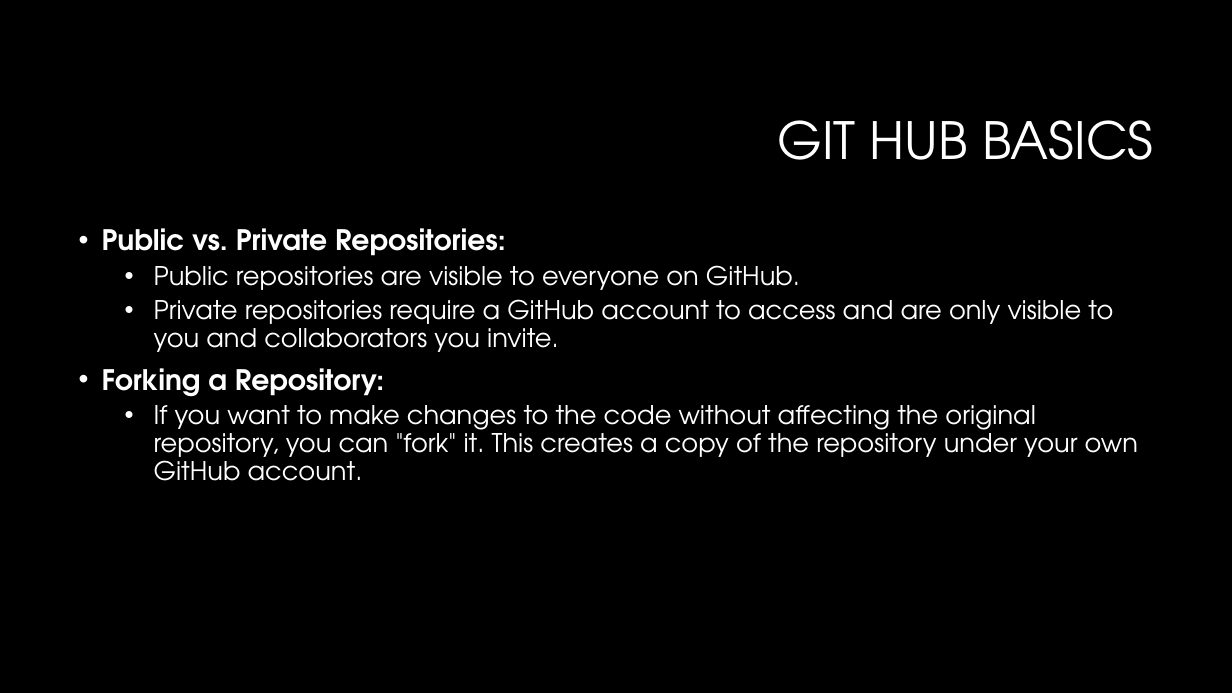
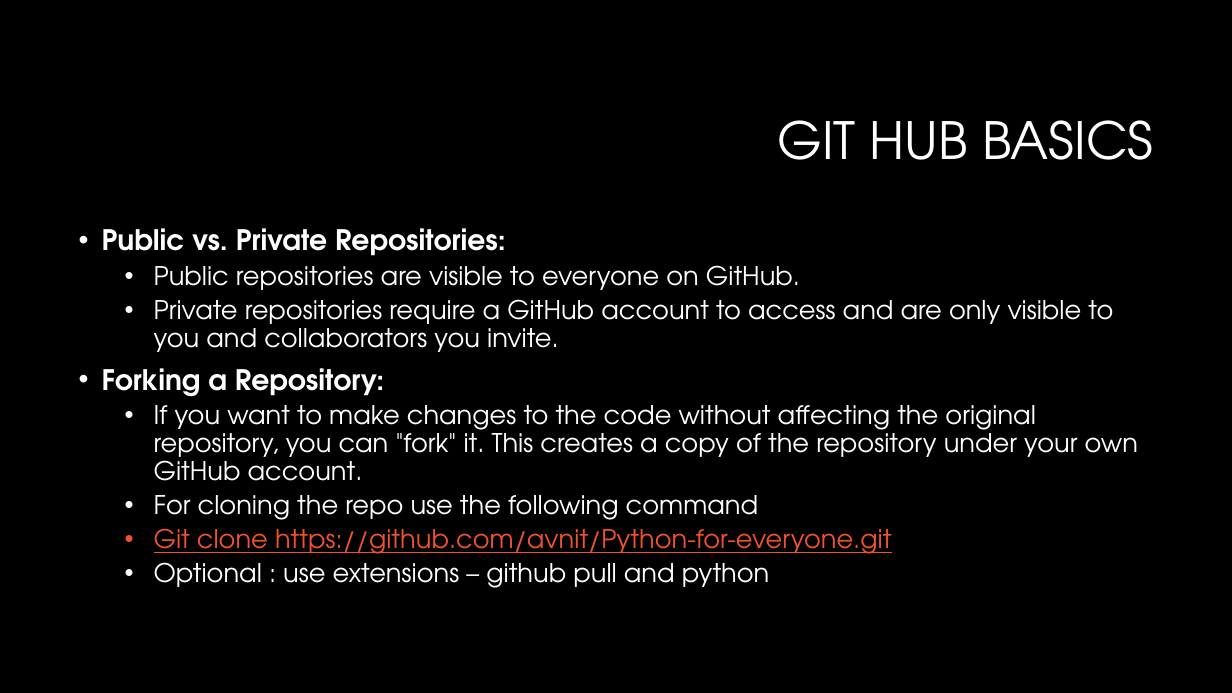
Before and after one commit to LuyangYin1/Python-for-everyone, a slide deck: slide 8 of Class-1/Python For Everyone.pptx. Drawn at 1232x693 pixels with LibreOffice and Linux fonts; fonts in the diff are those of the drawing; background and template pictures are left out. Boxes give left, top, right and bottom in pixels: in the first picture for what was removed or moved away, otherwise in the second. Text is boxed around its words. In the diff, an @@ line names an element or a change of style, - is before the commit and + after.

Commit message:
test

```diff
--- a/Class-1/Python For Everyone.pptx
+++ b/Class-1/Python For Everyone.pptx
@@ text at (x1=154, y1=495, x2=891, y2=588): paragraphs added @@
+  • For cloning the repo use the following command
+  • Git clone https://github.com/avnit/Python-for-everyone.git
+  • Optional : use extensions – github pull and python
```
